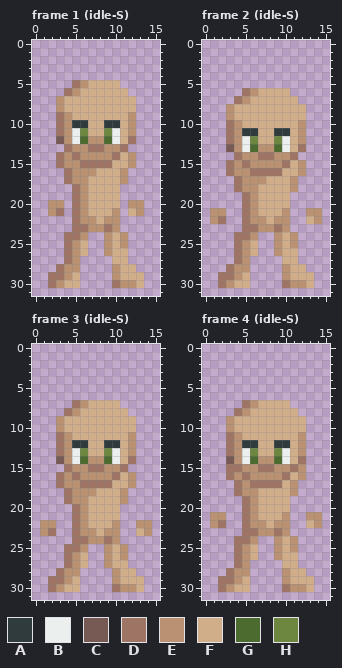
One commit to this pixel-art file: graphics/characters/human-male.aseprite. That is the earlier state.
16x32 pixels, 48 frames. Shown: frame 1 (idle-S), frame 2 (idle-S), frame 3 (idle-S), frame 4 (idle-S). The commit also changed other frames, which this record leaves out.
Palette (. is transparent): A #2f3b3d  B #ebf0ee  C #785a55  D #9e7565  E #ba9273  F #d1ae8a  G #4b6c2e  H #6d8740
The same view after the edit:
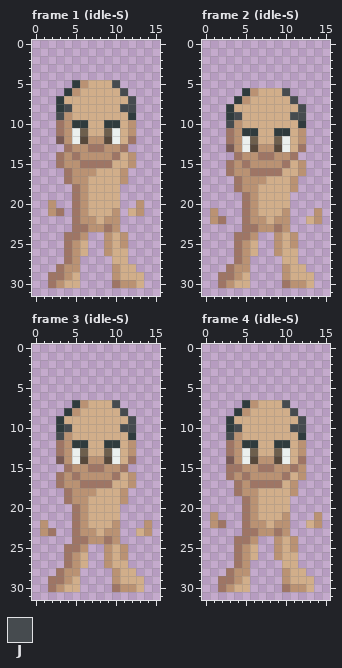
Colours new in this view: J #464b4f
From old to new:
layer "top/skin/eyes/brown" now shown
layer "top/skin/eyes/green" now hidden
layer "top/hair/head/bowl-cut-dark" now shown
colour G: #4b6c2e -> #57483b
colour H: #6d8740 -> #6e5f4d
Frame 1 (idle-S), layers "floating/skin/hands/default", "top/hair/head/bowl-cut-dark":
y 5: x 5 D -> A; x 10 F -> J
y 6: x 4 D -> A; x 11 F -> J
y 7: x 3 E -> A; x 12 F -> J
y 8: x 3..4 EF -> AJ; x 11..12 FF -> JJ
y 9: x 3 D -> J; x 12 E -> A
y 20: x 3 E -> .; x 12 E -> .
Frame 2 (idle-S), layers "floating/skin/hands/default", "top/hair/head/bowl-cut-dark":
y 6: x 5 D -> A; x 10 F -> J
y 7: x 4 D -> A; x 11 F -> J
y 8: x 3 E -> A; x 12 F -> J
y 9: x 3..4 EF -> AJ; x 11..12 FF -> JJ
y 10: x 3 D -> J; x 12 E -> A
y 21: x 2 E -> .; x 13 E -> .
Frame 3 (idle-S), layers "floating/skin/hands/default", "top/hair/head/bowl-cut-dark":
y 7: x 5 D -> A; x 10 F -> J
y 8: x 4 D -> A; x 11 F -> J
y 9: x 3 E -> A; x 12 F -> J
y 10: x 3..4 EF -> AJ; x 11..12 FF -> JJ
y 11: x 3 D -> J; x 12 E -> A
y 22: x 2 E -> .; x 13 E -> .
Frame 4 (idle-S), layers "floating/skin/hands/default", "top/hair/head/bowl-cut-dark":
y 7: x 5 D -> A; x 10 F -> J
y 8: x 4 D -> A; x 11 F -> J
y 9: x 3 E -> A; x 12 F -> J
y 10: x 3..4 EF -> AJ; x 11..12 FF -> JJ
y 11: x 3 D -> J; x 12 E -> A
y 21: x 2 E -> .; x 13 E -> .
